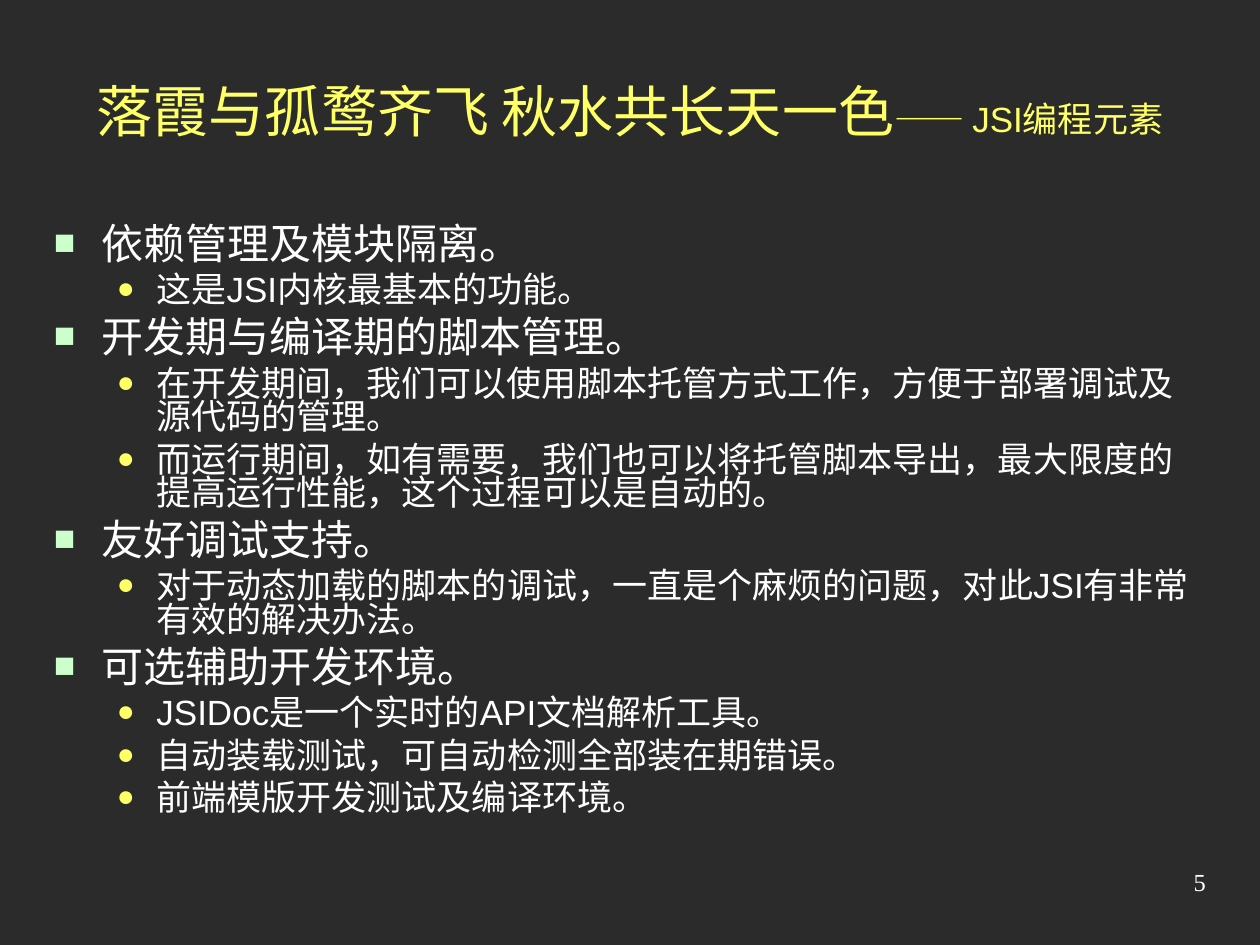
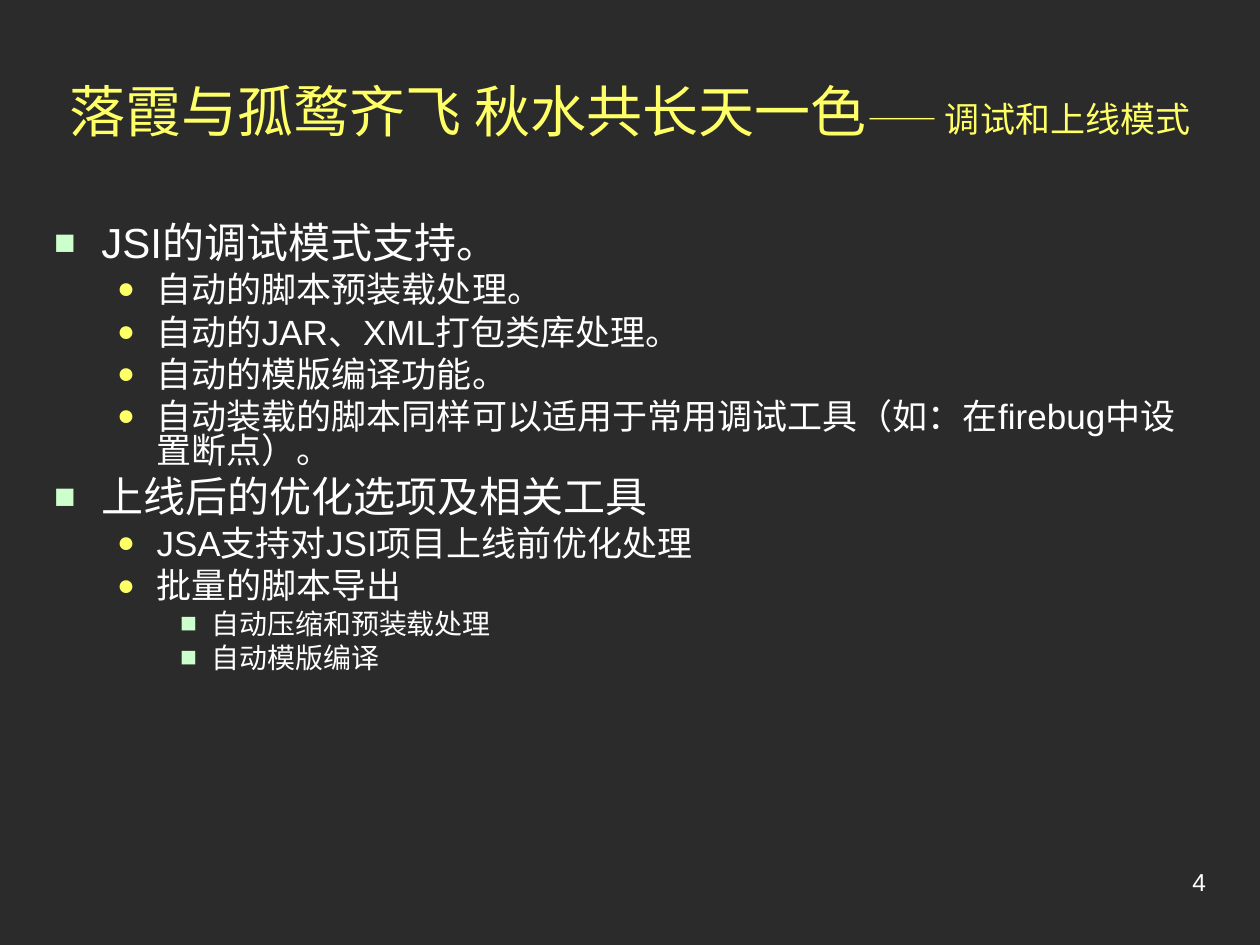
Before and after one commit to jindw/jsi, a slide deck: slide 4 of trunk/JSI2/web/doc/Preview2.ppt (slide 5 before the commit). Drawn at 1260x945 pixels with LibreOffice and Linux fonts; fonts in the diff are those of the drawing; background and template pictures are left out; a plain dark background stands for a picture behind light text. Boxes give left, top, right and bottom in pixels: in the first picture for what was removed or moved away, otherwise in the second. Text is boxed around its words. In the diff, an @@ line names an element or a change of style, - is before the commit and + after.

```diff
--- a/trunk/JSI2/web/doc/Preview2.ppt
+++ b/trunk/JSI2/web/doc/Preview2.ppt
@@ title at [69,85,1190,137]: text changed @@
-落霞与孤鹜齐飞 秋水共长天一色—— JSI编程元素
+落霞与孤鹜齐飞 秋水共长天一色—— 调试和上线模式
@@ text at [101,225,1176,671]: text changed @@
-■ 依赖管理及模块隔离。
-  ● 这是JSI内核最基本的功能。
-■ 开发期与编译期的脚本管理。
-  ● 在开发期间，我们可以使用脚本托管方式工作，方便于部署调试及源代码的管理。
-  ● 而运行期间，如有需要，我们也可以将托管脚本导出，最大限度的提高运行性能，这个过程可以是自动的。
-■ 友好调试支持。
-  ● 对于动态加载的脚本的调试，一直是个麻烦的问题，对此JSI有非常有效的解决办法。
-■ 可选辅助开发环境。
-  ● JSIDoc是一个实时的API文档解析工具。
-  ● 自动装载测试，可自动检测全部装在期错误。
-  ● 前端模版开发测试及编译环境。
+■ JSI的调试模式支持。
+  ● 自动的脚本预装载处理。
+  ● 自动的JAR、XML打包类库处理。
+  ● 自动的模版编译功能。
+  ● 自动装载的脚本同样可以适用于常用调试工具（如：在firebug中设置断点）。
+■ 上线后的优化选项及相关工具
+  ● JSA支持对JSI项目上线前优化处理
+  ● 批量的脚本导出
+    ■ 自动压缩和预装载处理
+    ■ 自动模版编译
@@ page number at [1192,874,1206,891]: text changed; font Times New Roman to Arial @@
-5
+4
```
Also in this commit, not shown: 5 other slides changed, 2 slides removed.
